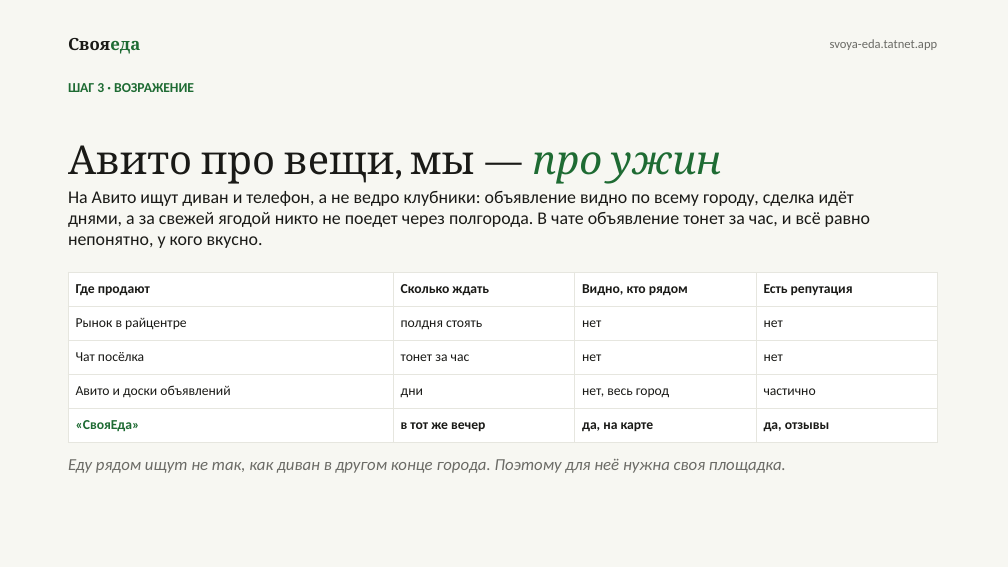
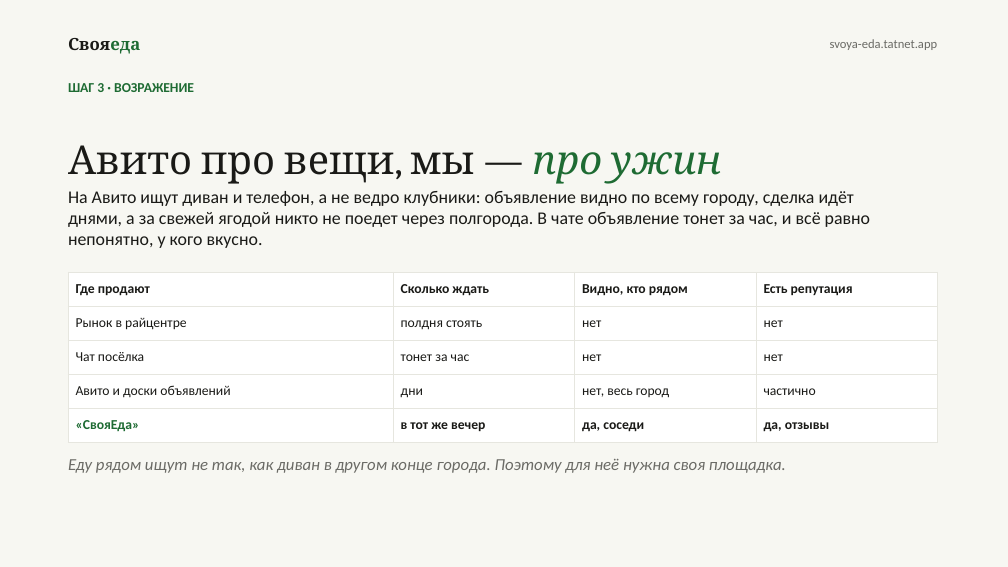
Before and after one commit to amirfazulen-byte/project, a slide deck: slide 4 of deck/СвояЕда.pptx. Drawn at 1008x567 pixels with LibreOffice and Linux fonts; fonts in the diff are those of the drawing. Boxes give left, top, right and bottom in pixels: in the first picture for what was removed or moved away, otherwise in the second. Text is boxed around its words. In the diff, an @@ line names an element or a change of style, - is before the commit and + after.

```diff
--- a/deck/СвояЕда.pptx
+++ b/deck/СвояЕда.pptx
@@ table at <box>68,272,938,436</box> @@
-row 5, column 3: да, на карте
+row 5, column 3: да, соседи
```
Also in this commit, not shown: 2 other slides changed, 4 other files.
